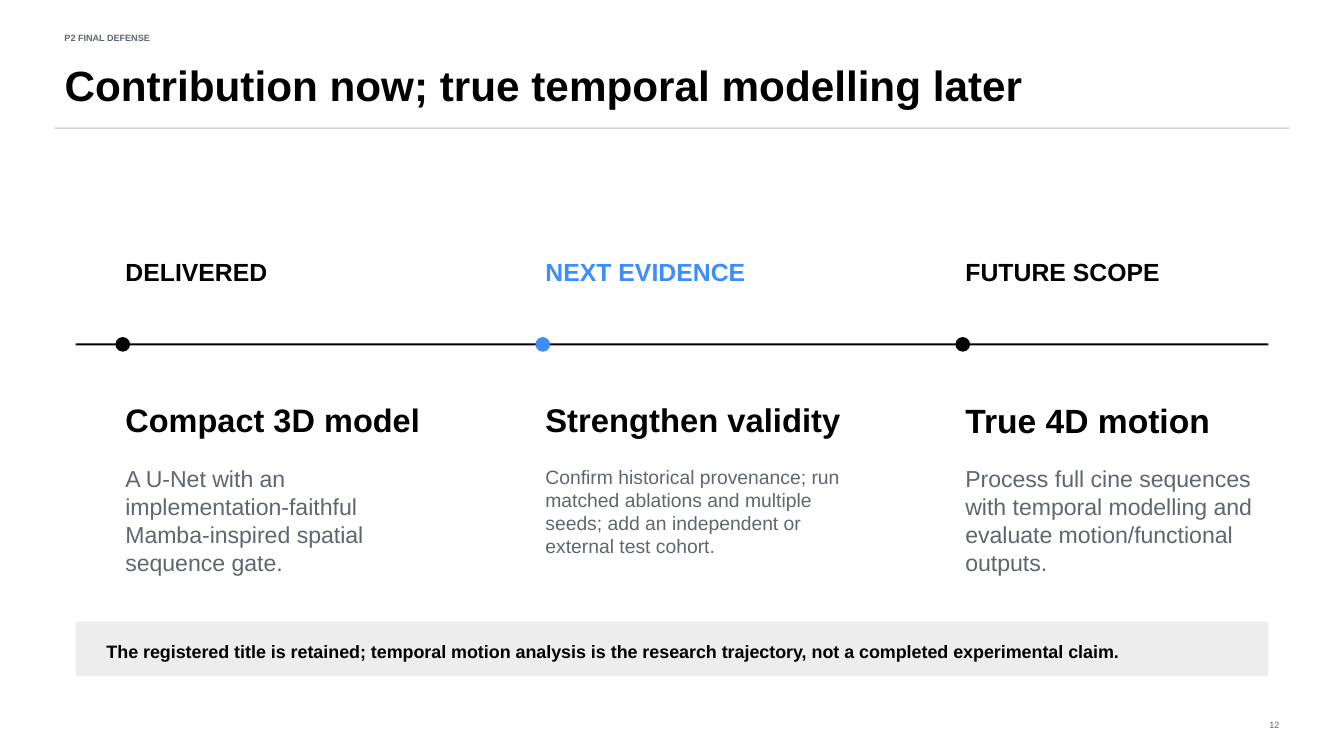
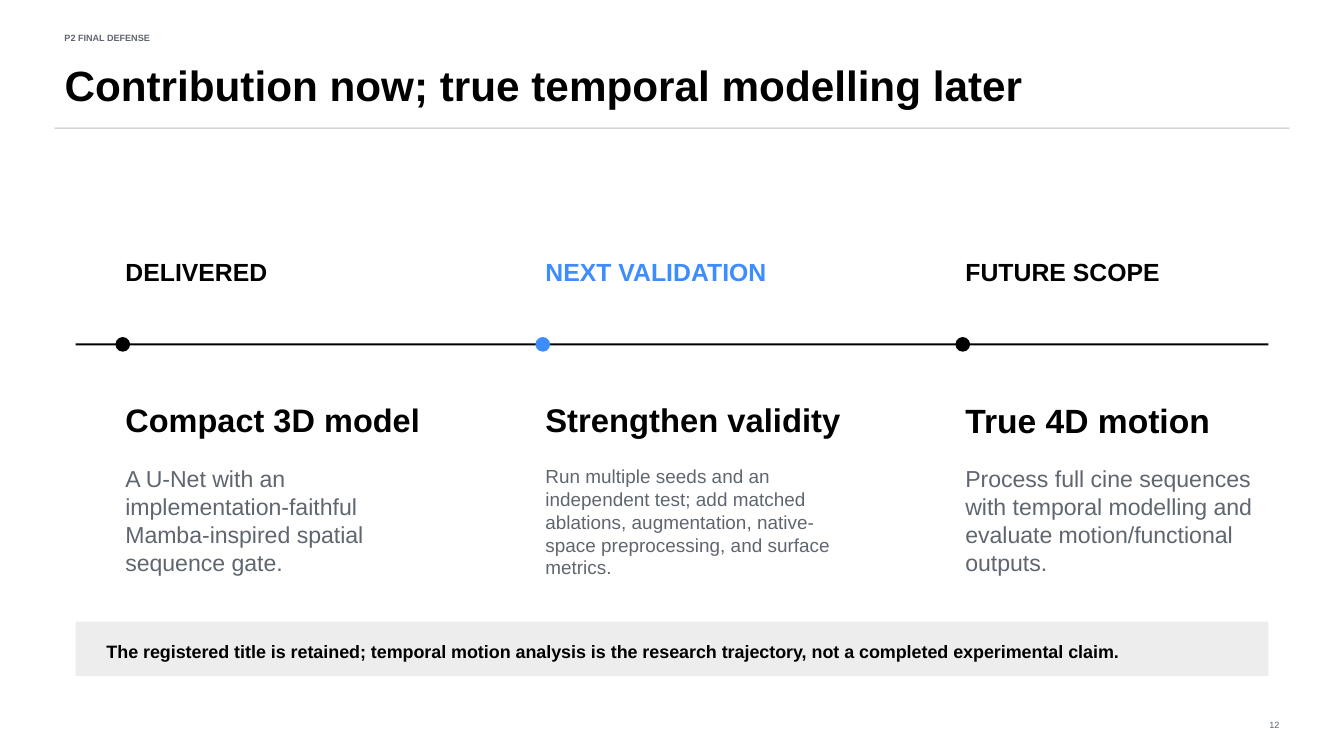
Before and after one commit to DCarchimonde/fyp-nano-mamba-unet, a slide deck: slide 12 of presentation/P2_Final_Defense_Tong_Siyuan.pptx. Drawn at 1344x756 pixels with LibreOffice and Linux fonts; fonts in the diff are those of the drawing. Boxes give left, top, right and bottom in pixels: in the first picture for what was removed or moved away, otherwise in the second. Text is boxed around its words. In the diff, an @@ line names an element or a change of style, - is before the commit and + after.

```diff
--- a/presentation/P2_Final_Defense_Tong_Siyuan.pptx
+++ b/presentation/P2_Final_Defense_Tong_Siyuan.pptx
@@ text at bbox=[545, 263, 766, 282]: text changed @@
-NEXT EVIDENCE
+NEXT VALIDATION
@@ text at bbox=[545, 469, 830, 574]: text changed; size 13.8 to 13.5 pt @@
-Confirm historical provenance; run matched ablations and multiple seeds; add an independent or external test cohort.
+Run multiple seeds and an independent test; add matched ablations, augmentation, native-space preprocessing, and surface metrics.
```
Also in this commit, not shown: 4 other slides changed, 21 other files.
